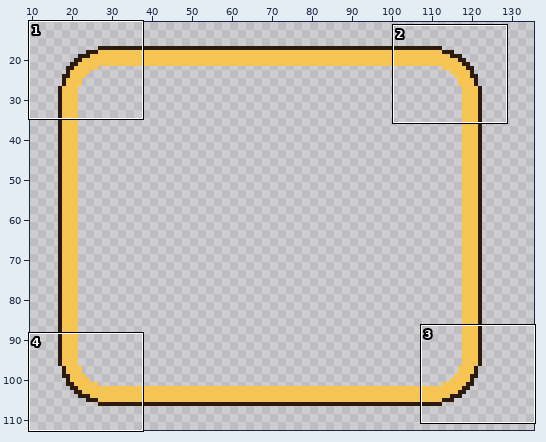
One commit to this pixel-art file: aseprite-source/pfight/v47/hand/overlay-hand-picked.aseprite. The first picture is a wide view before the edit; the outline marks the close-up.
Close-up. As it was:
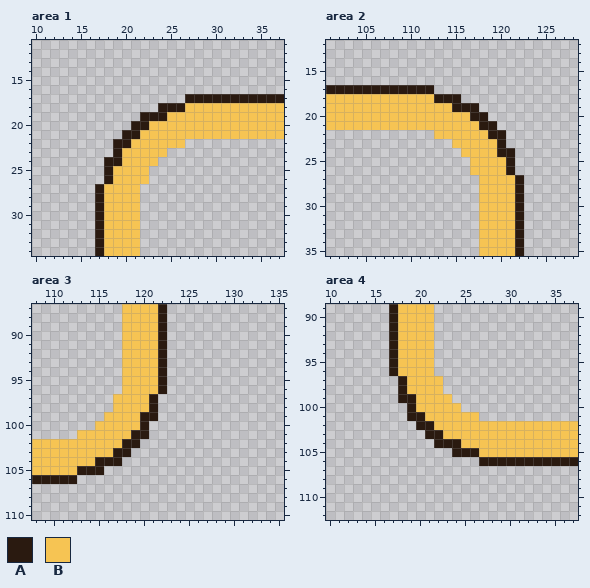
140x124 pixels, 1 frame. Shown: area 1: x 10..37, y 11..34; area 2: x 101..128, y 12..35; area 3: x 108..135, y 87..110; area 4: x 10..37, y 89..112. The wide view leaves out empty margins.
Visible layers, top first: "gold-ring", "ink-edge".
Palette (. is transparent): A #2a1a10  B #f6c453
Pixels before, area 1, first column x 17:
17 ..........AAAAAAAAAAA
18 .......AAABBBBBBBBBBB
19 .....AAABBBBBBBBBBBBB
20 ....AABBBBBBBBBBBBBBB
21 ...AABBBBBBBBBBBBBBBB
22 ..AABBBBBB...........
23 ..ABBBBB.............
24 .AABBBB..............
25 .ABBBB...............
26 .ABBBB...............
27 ABBBB................
28 ABBBB................
29 ABBBB................
30 ABBBB................
31 ABBBB................
32 ABBBB................
33 ABBBB................
34 ABBBB................
Pixels before, area 2, first column x 101:
17 AAAAAAAAAAAA..........
18 BBBBBBBBBBBBAAA.......
19 BBBBBBBBBBBBBBAAA.....
20 BBBBBBBBBBBBBBBBAA....
21 BBBBBBBBBBBBBBBBBAA...
22 ............BBBBBBAA..
23 ..............BBBBBA..
24 ...............BBBBAA.
25 ................BBBBA.
26 ................BBBBA.
27 .................BBBBA
28 .................BBBBA
29 .................BBBBA
30 .................BBBBA
31 .................BBBBA
32 .................BBBBA
33 .................BBBBA
34 .................BBBBA
35 .................BBBBA
Pixels before, area 3, first column x 108:
 87 ..........BBBBA
 88 ..........BBBBA
 89 ..........BBBBA
 90 ..........BBBBA
 91 ..........BBBBA
 92 ..........BBBBA
 93 ..........BBBBA
 94 ..........BBBBA
 95 ..........BBBBA
 96 ..........BBBBA
 97 .........BBBBA.
 98 .........BBBBA.
 99 ........BBBBAA.
100 .......BBBBBA..
101 .....BBBBBBAA..
102 BBBBBBBBBBAA...
103 BBBBBBBBBAA....
104 BBBBBBBAAA.....
105 BBBBBAAA.......
106 AAAAA..........
Pixels before, area 4, first column x 17:
 89 ABBBB................
 90 ABBBB................
 91 ABBBB................
 92 ABBBB................
 93 ABBBB................
 94 ABBBB................
 95 ABBBB................
 96 ABBBB................
 97 .ABBBB...............
 98 .ABBBB...............
 99 .AABBBB..............
100 ..ABBBBB.............
101 ..AABBBBBB...........
102 ...AABBBBBBBBBBBBBBBB
103 ....AABBBBBBBBBBBBBBB
104 .....AAABBBBBBBBBBBBB
105 .......AAABBBBBBBBBBB
106 ..........AAAAAAAAAAA
After the commit:
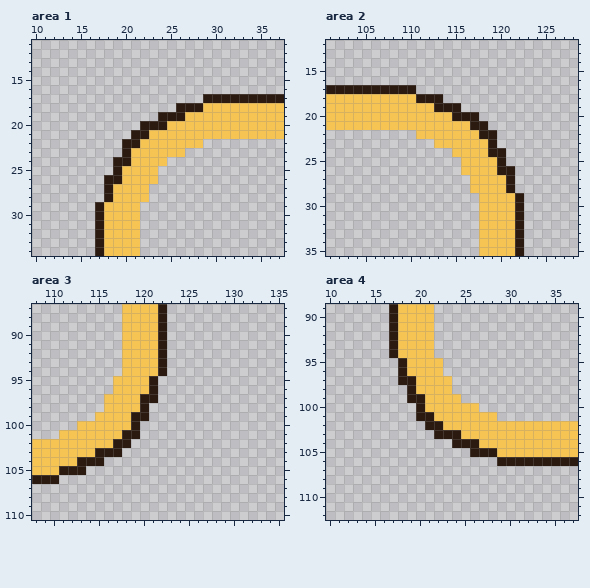
From old to new:
Changed rows in their new state; - is an unchanged pixel.
Area 1, layers "gold-ring", "ink-edge":
first column x 17:
17 ----------..
18 -------..-AA
19 -----..-AA--
20 ----.-AA----
21 ---.-A------
22 --.-A-----BB
23 --.A----BB--
24 -.-A---B----
25 -.A---B-----
26 --A---B-----
27 .A---B------
28 .A---B------
Area 2, layers "gold-ring", "ink-edge":
first column x 111:
17 ..----------
18 AA-..-------
19 --AA-..-----
20 ----AA-.----
21 ------A-.---
22 BB-----A-.--
23 --BB----A.--
24 ----B---A-.-
25 -----B---A.-
26 -----B---A--
27 ------B---A.
28 ------B---A.
Area 3, layers "gold-ring", "ink-edge":
first column x 111:
 95 ------B---A.
 96 ------B---A.
 97 -----B---A--
 98 -----B---A.-
 99 ----B---A-.-
100 --BB----A.--
101 BB-----A-.--
102 ------A-.---
103 ----AA-.----
104 --AA-..-----
105 AA-..-------
106 ..----------
Area 4, layers "gold-ring", "ink-edge":
first column x 17:
 95 .A---B------
 96 .A---B------
 97 --A---B-----
 98 -.A---B-----
 99 -.-A---B----
100 --.A----BB--
101 --.-A-----BB
102 ---.-A------
103 ----.-AA----
104 -----..-AA--
105 -------..-AA
106 ----------..
Changed places in both close-ups, as pixel boxes (x1, y1, x2, y2):
changed: (95, 94, 203, 202)
changed: (416, 85, 524, 193)
changed: (59, 376, 167, 484)
changed: (389, 358, 497, 466)
